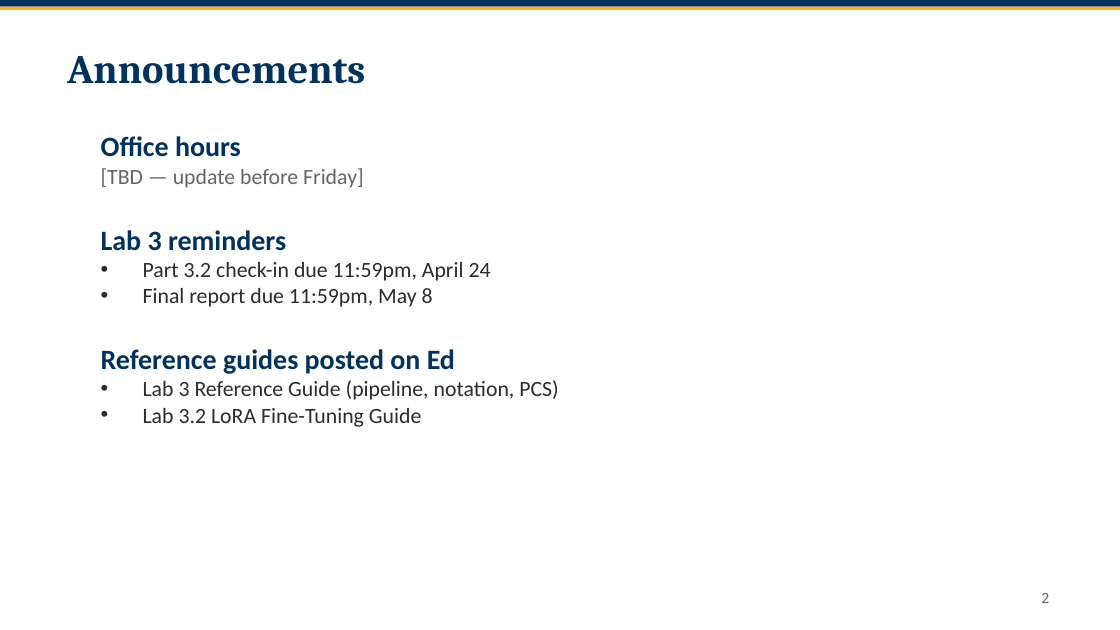
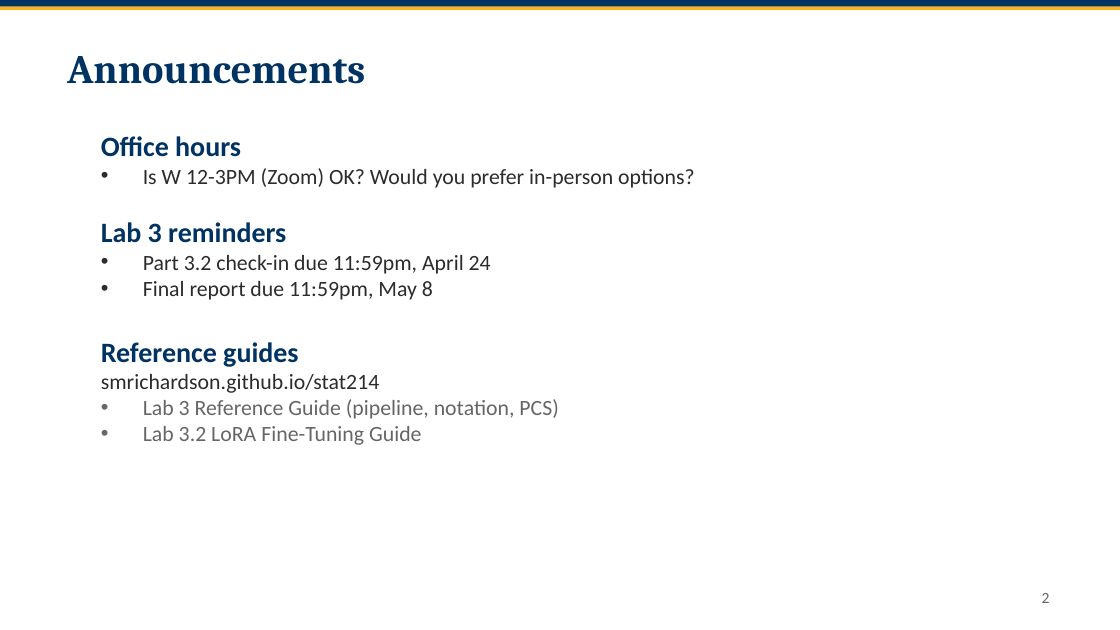
Before and after one commit to smrichardson/stat214, a slide deck: slide 2 of 26-214-discussion-week-13.pptx. Drawn at 1120x630 pixels with LibreOffice and Linux fonts; fonts in the diff are those of the drawing. Boxes give left, top, right and bottom in pixels: in the first picture for what was removed or moved away, otherwise in the second. Text is boxed around its words. In the diff, an @@ line names an element or a change of style, - is before the commit and + after.

```diff
--- a/26-214-discussion-week-13.pptx
+++ b/26-214-discussion-week-13.pptx
@@ text at box(143, 168, 695, 188): text changed; text colour #666666 to #2C2C2C @@
-[TBD — update before Friday]
+• Is W 12-3PM (Zoom) OK? Would you prefer in-person options?
@@ text at box(143, 255, 559, 445): text colour #2C2C2C to #666666 in "Lab 3 Reference Guide (pipeline, notation, PCS)", "Lab 3.2 LoRA Fine-Tuning Guide" @@
@@ text at box(101, 342, 380, 393): text changed; size 18 to 14 pt; text colour #003262 to #2C2C2C; bold off @@
-Reference guides posted on Ed
+Reference guides
+smrichardson.github.io/stat214
```
Also in this commit, not shown: 8 other slides changed, 8 slides added, 3 other files.
